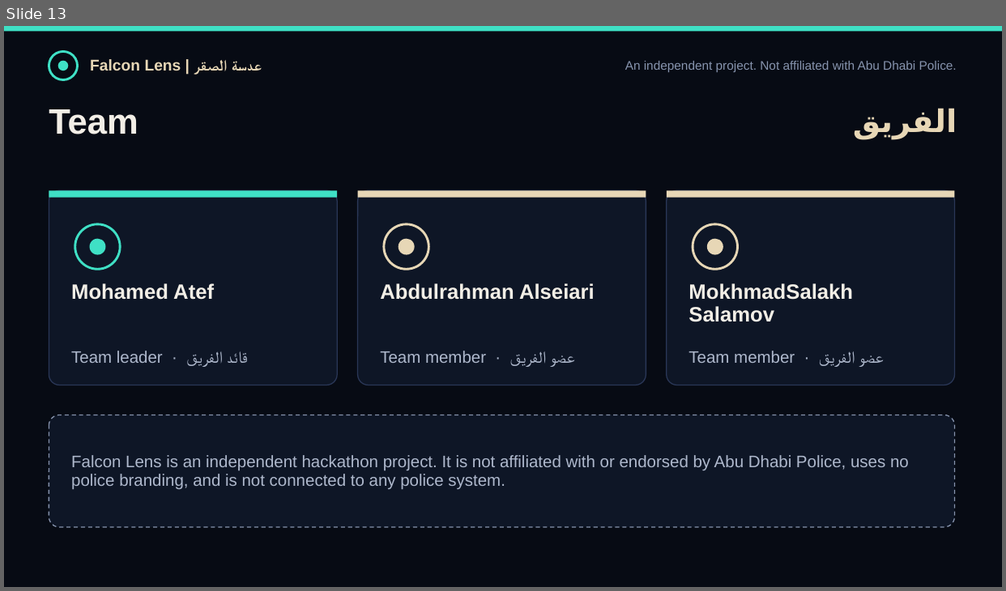
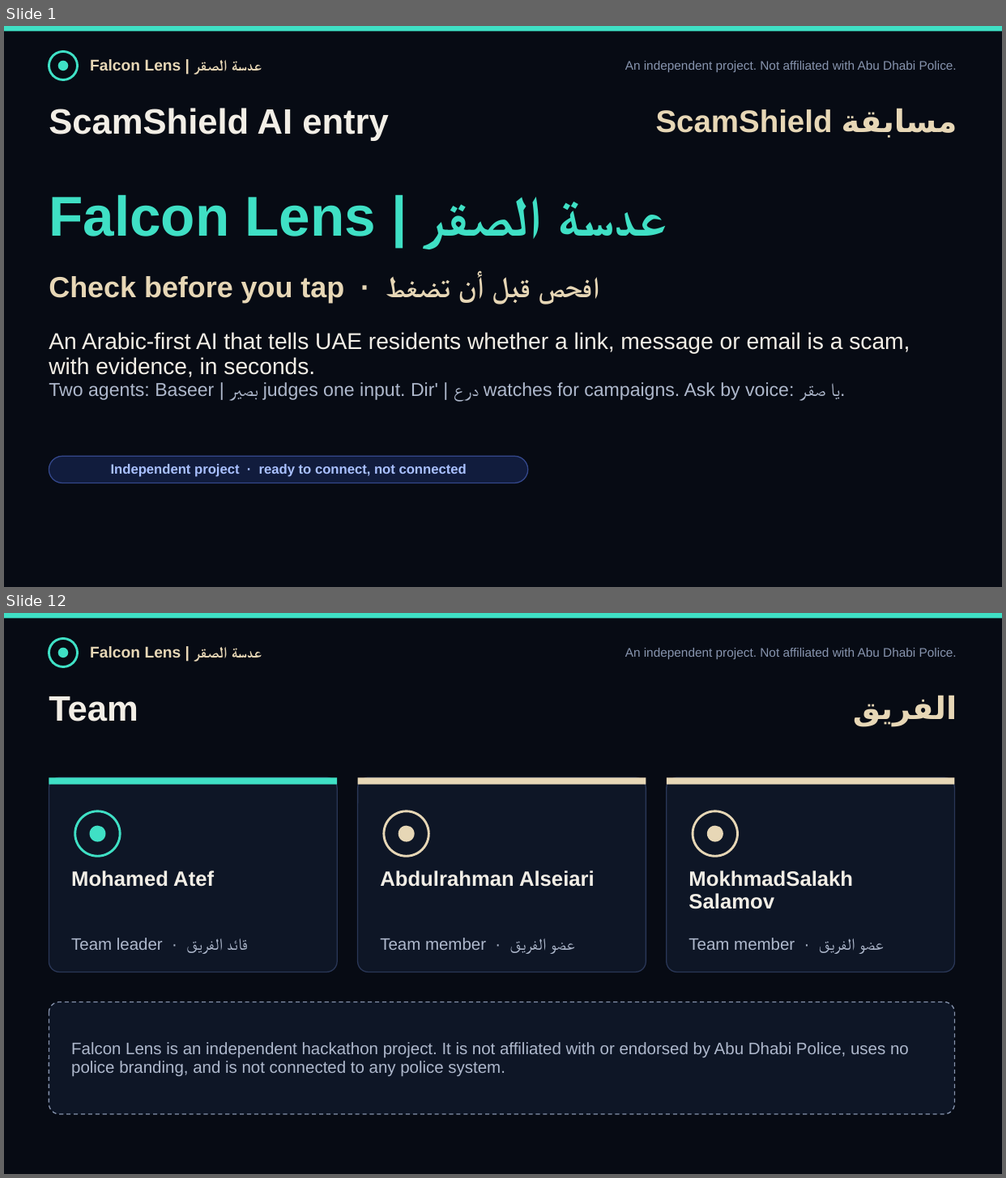
Before and after one commit to Muhammadatef/falcon-lens, a slide deck: submission/FalconLens_ScamShield.pptx. Shown one above the other, each under a label of ours: slide 13 before the commit, slides 1 and 12 after it; the slides between them are not shown. The pictures are 1006x591 and 1006x1178 pixels, drawn with LibreOffice and Linux fonts; fonts in the diff are those of the drawing. Boxes give left, top, right and bottom in pixels: in the first picture for what was removed or moved away, otherwise in the second. Text is boxed around its words. In the diff, an @@ line names an element or a change of style, - is before the commit and + after.

```diff
--- a/submission/FalconLens_ScamShield.pptx
+++ b/submission/FalconLens_ScamShield.pptx
@@ slide 1 added at (4,26,1002,587), background #070B14 @@
@@ rectangle added at (4,26,1002,31), fill #3FE0C5 @@
@@ ellipse added at (49,51,78,80), outline #3FE0C5 2.25 pt @@
@@ ellipse added at (58,61,68,71), fill #3FE0C5 @@
@@ text added at (90,59,543,250), 15 pt, text #E7D7B6, bold @@
+Falcon Lens | عدسة الصقر
@@ text added at (625,61,957,72), 12 pt, text #8794AE @@
+An independent project. Not affiliated with Abu Dhabi Police.
@@ text added at (49,108,389,141), 34 pt, text #F2EEE6, bold @@
+ScamShield AI entry
@@ text added at (842,108,957,138), 30 pt, text #E7D7B6, bold @@
+مسابقة ScamShield
@@ text added at (49,194,667,237), 54 pt, text #3FE0C5, bold @@
+Falcon Lens | عدسة الصقر
@@ text added at (49,276,599,305), 28 pt, text #E7D7B6, bold @@
+Check before you tap · افحص قبل أن تضغط
@@ text added at (49,332,910,402), 22 pt, text #F2EEE6 @@
+An Arabic-first AI that tells UAE residents whether a link, message or email is a scam, with evidence, in seconds.
+Two agents: Baseer | بصير judges one input. Dir' | درع watches for campaigns. Ask by voice: يا صقر.
@@ rounded rectangle added at (49,456,528,484), fill #111C3D, outline #34488C 1 pt @@
@@ text added at (111,464,467,477), 13 pt, text #A9C0FF, bold @@
+Independent project · ready to connect, not connected
@@ what was slide 13 is now slide 12 @@
```
Also in this commit, not shown: 1 slide changed, 10 other slides added, 12 slides removed, 16 other files.
